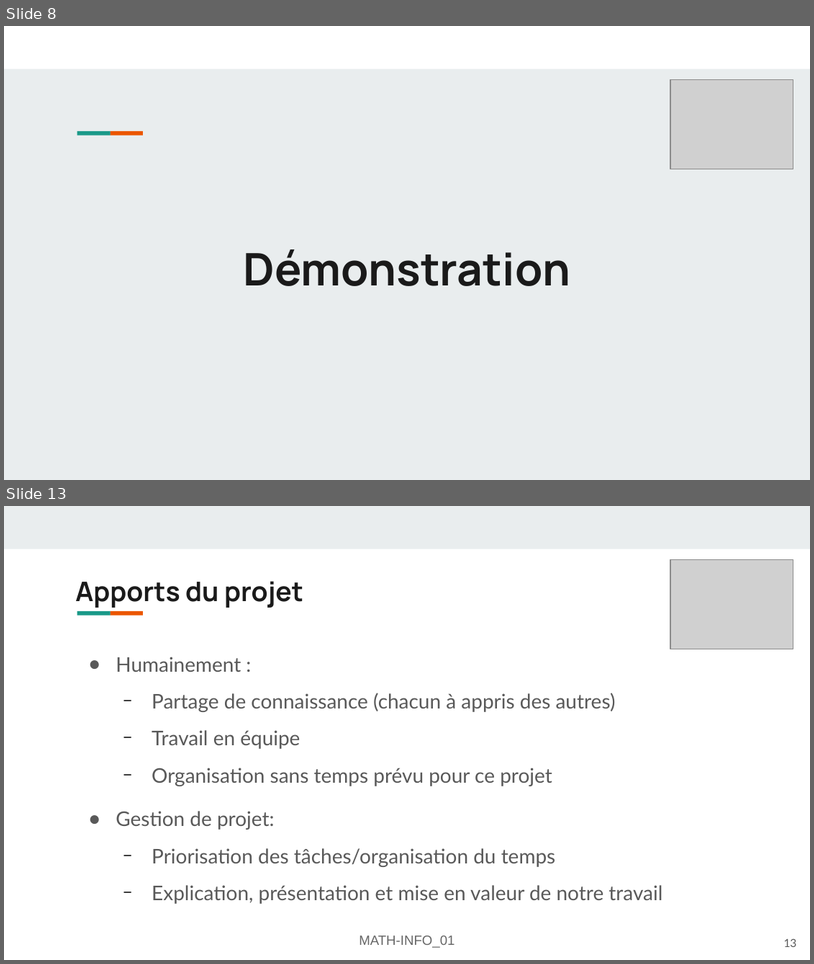
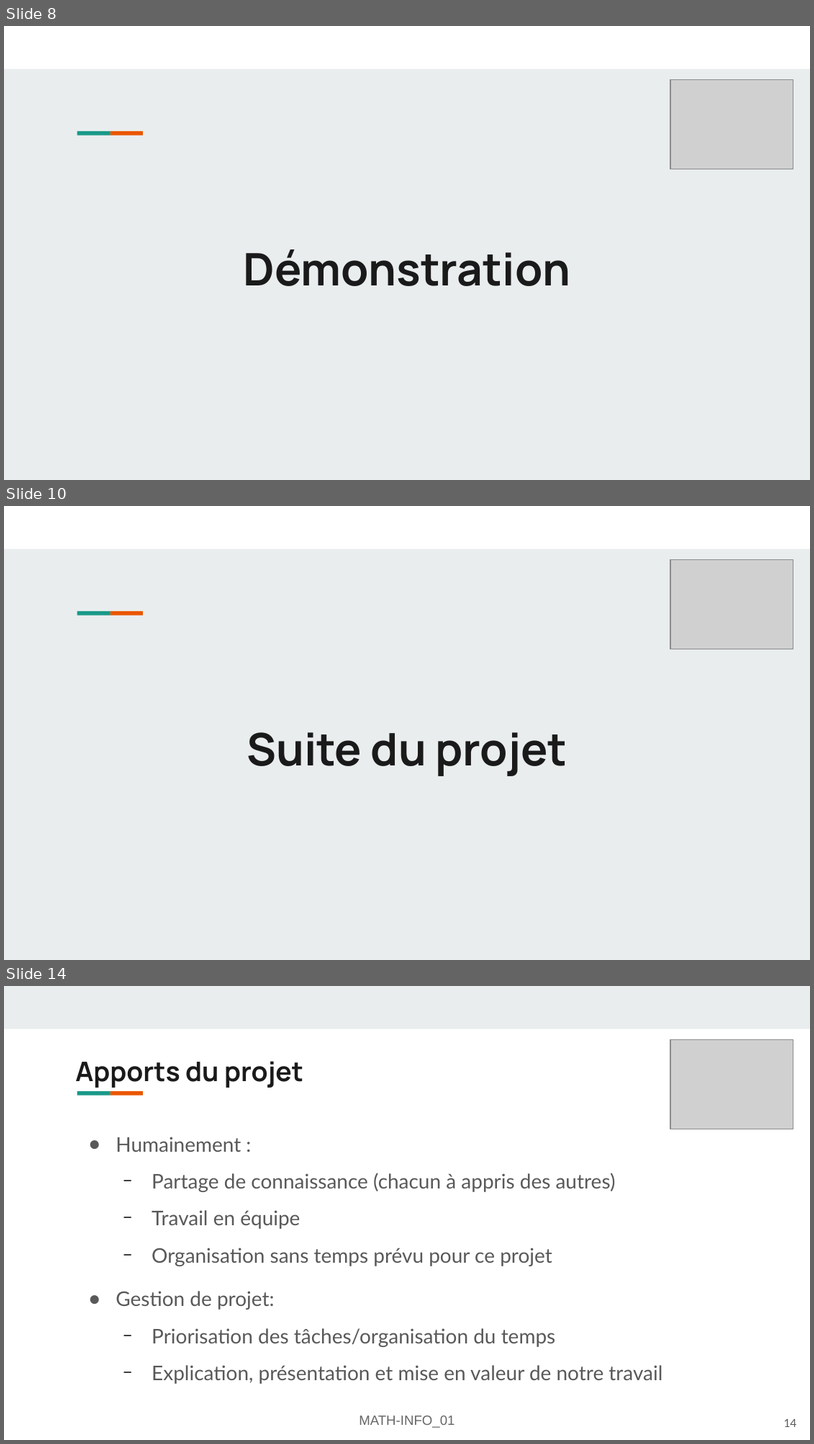
Before and after one commit to FlashOnFire/MirrorVerse, a slide deck: project_managment/pres2/MATH-INFO_01-Présentation-mirror-verse.odp. Shown one above the other, each under a label of ours: slides 8 and 13 before the commit, slides 8, 10 and 14 after it; the slides between them are not shown. The pictures are 814x964 and 814x1444 pixels, drawn with LibreOffice and Linux fonts; fonts in the diff are those of the drawing; grey boxes stand for pictures. Boxes give left, top, right and bottom in pixels: in the first picture for what was removed or moved away, otherwise in the second. Text is boxed around its words. In the diff, an @@ line names an element or a change of style, - is before the commit and + after.

```diff
--- a/project_managment/pres2/MATH-INFO_01-Présentation-mirror-verse.odp
+++ b/project_managment/pres2/MATH-INFO_01-Présentation-mirror-verse.odp
@@ slide 10 added at <box>4,506,810,960</box>, background #E9EDEE; not listed: 3 template elements that a slide beside it also shows @@
@@ picture added at <box>671,560,795,649</box> @@
@@ title added at <box>247,732,568,776</box>, 40 pt, text #1A1A1A, bold @@
+Suite du projet
@@ what was slide 13 is now slide 14 @@
@@ page number at <box>784,1419,797,1427</box>: text changed @@
-13
+14
```
Also in this commit, not shown: 8 slides changed, 1 other slide added, 1 slide removed, 1 other file.
